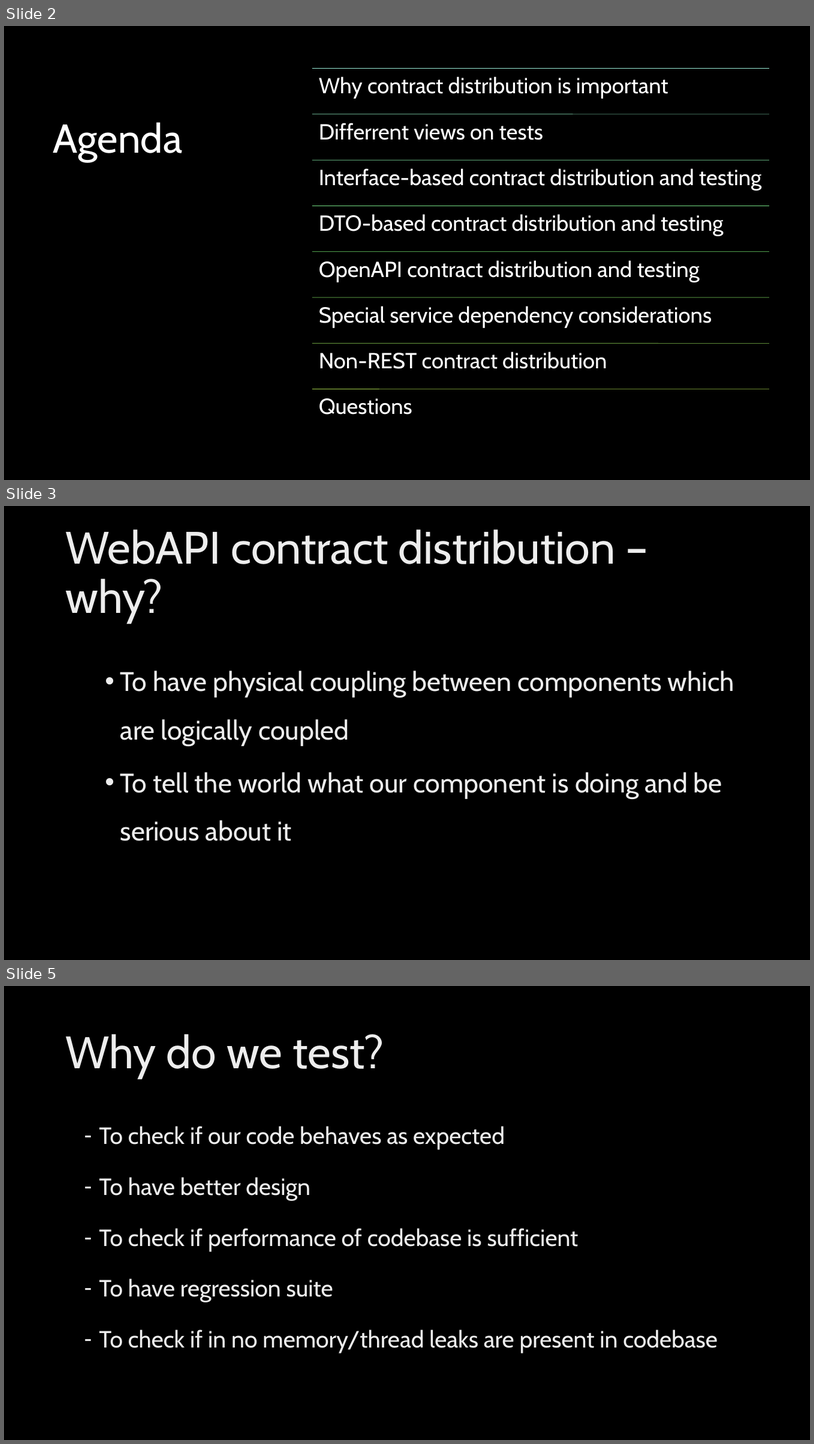
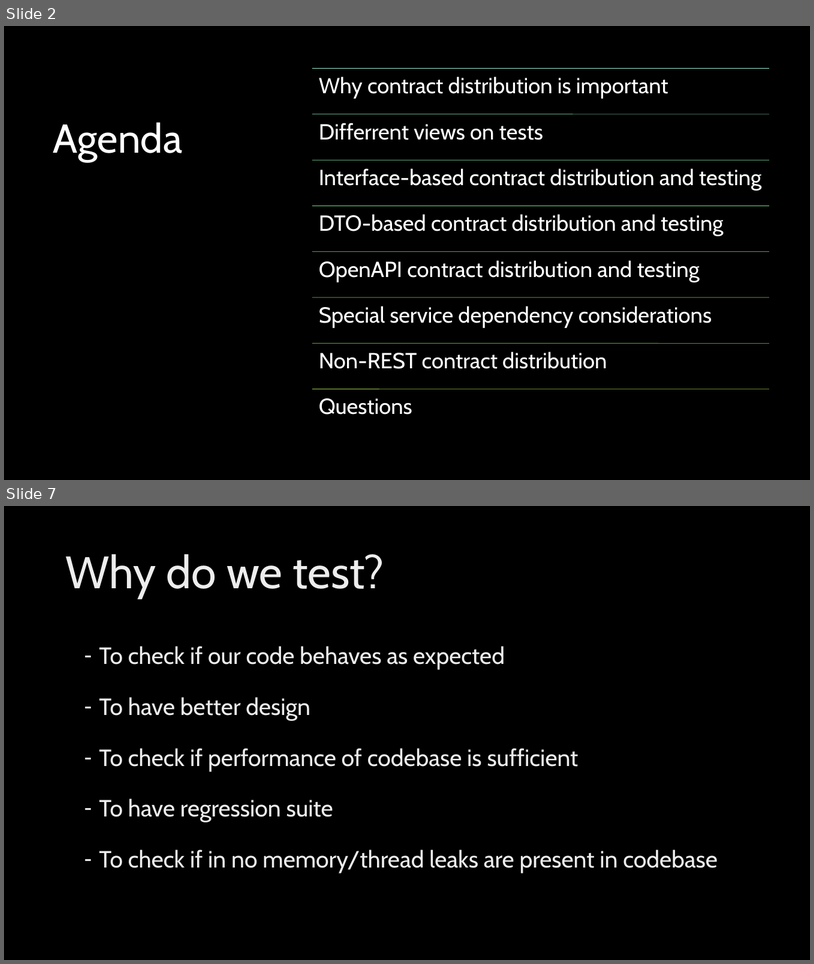
Before and after one commit to KonradGalczynski/Learning, a slide deck: ContractDistribution/ContractDistribution.pptx. Shown one above the other, each under a label of ours: slides 2, 3 and 5 before the commit, slides 2 and 7 after it; the slides between them are not shown. The pictures are 814x1444 and 814x964 pixels, drawn with LibreOffice and Linux fonts; fonts in the diff are those of the drawing; background and template pictures are left out. Boxes give left, top, right and bottom in pixels: in the first picture for what was removed or moved away, otherwise in the second. Text is boxed around its words. In the diff, an @@ line names an element or a change of style, - is before the commit and + after.

Commit message:
new version of contract

```diff
--- a/ContractDistribution/ContractDistribution.pptx
+++ b/ContractDistribution/ContractDistribution.pptx
@@ slide 3 removed at (4,506,810,960), background picture (left out) @@
@@ title removed at (65,529,616,623) @@
-WebAPI contract distribution – why?
@@ text removed at (120,670,735,841) @@
-  • To have physical coupling between components which are logically coupled
-  • To tell the world what our component is doing and be serious about it
@@ what was slide 5 is now slide 7 @@
```
Also in this commit, not shown: 5 slides changed, 4 slides added, 1 other slide removed, 6 other files.
